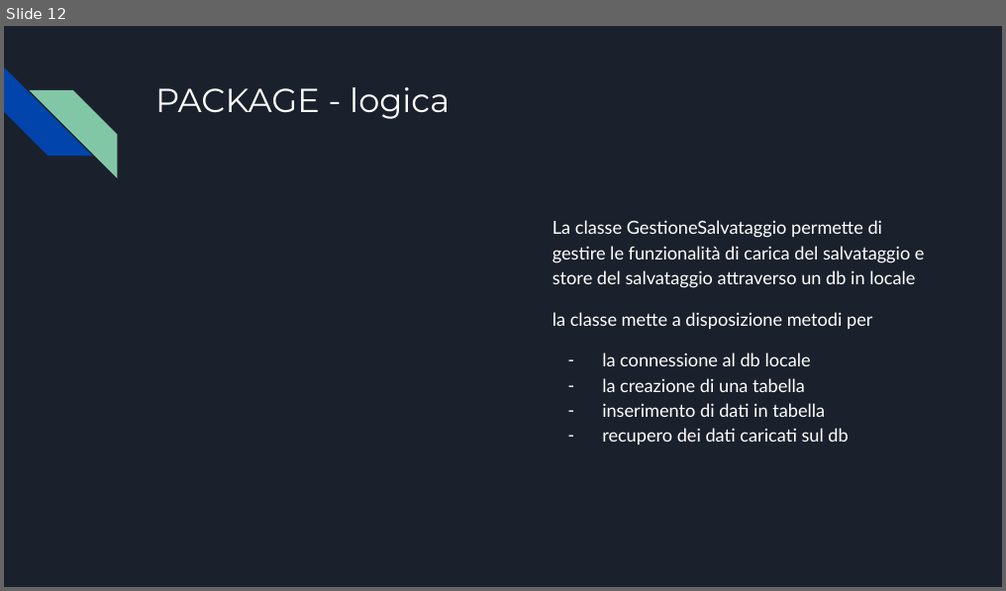
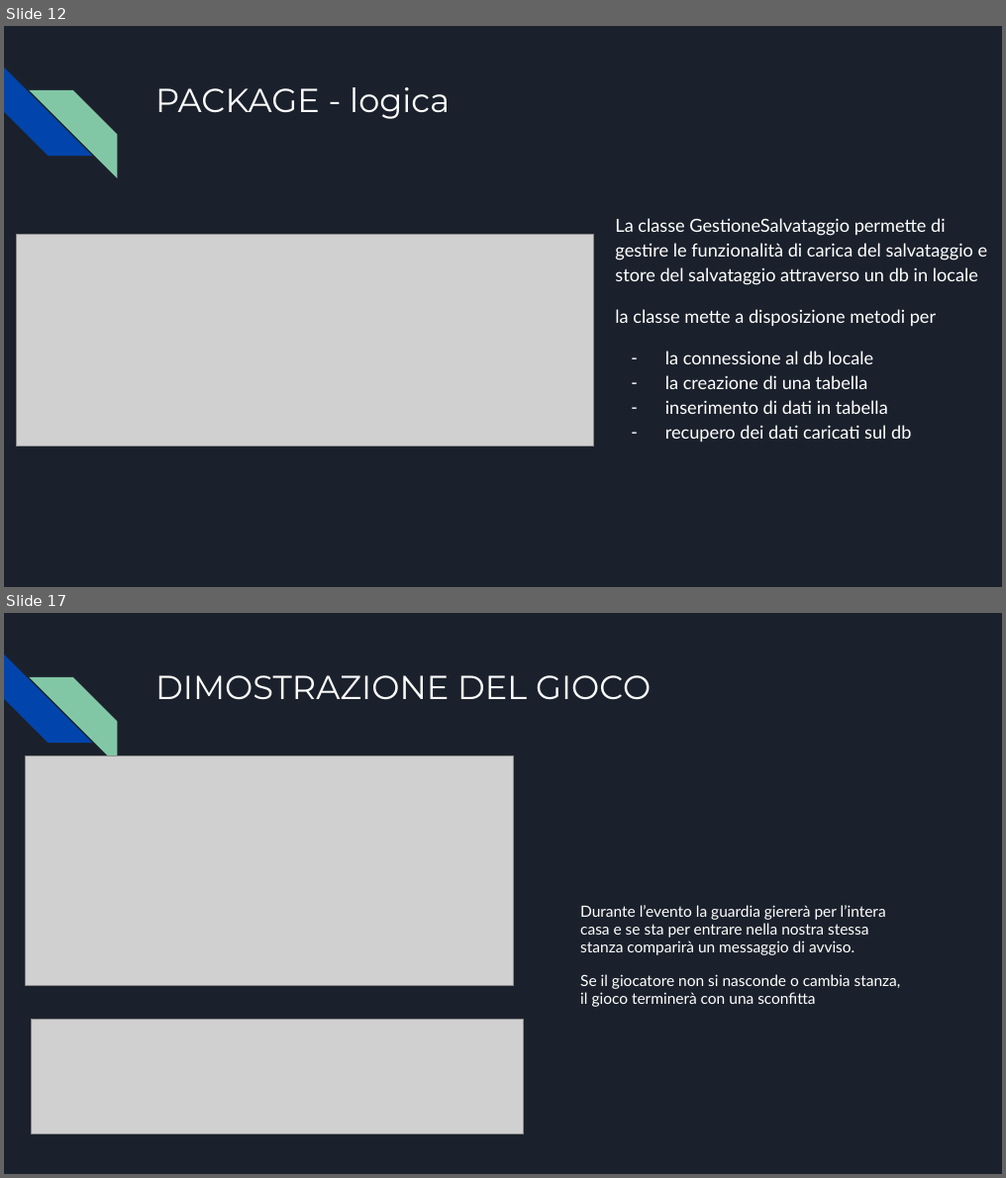
Before and after one commit to vitomarzocca/Esame-MAP, a slide deck: Presentazione senza titolo.pptx. Shown one above the other, each under a label of ours: slide 12 before the commit, slides 12 and 17 after it; the slides between them are not shown. The pictures are 1006x591 and 1006x1178 pixels, drawn with LibreOffice and Linux fonts; fonts in the diff are those of the drawing; grey boxes stand for pictures. Boxes give left, top, right and bottom in pixels: in the first picture for what was removed or moved away, otherwise in the second. Text is boxed around its words. In the diff, an @@ line names an element or a change of style, - is before the commit and + after.

```diff
--- a/Presentazione senza titolo.pptx
+++ b/Presentazione senza titolo.pptx
@@ slide 17 added at (4,613,1002,1174), background #1B212C; not listed: 2 template elements that a slide beside it also shows @@
@@ title added at (155,675,650,700), 24 pt, text #FFFFFF @@
+DIMOSTRAZIONE DEL GIOCO
@@ picture added at (25,756,513,985) @@
@@ text added at (580,905,901,1007), 11.1 pt, text #FFFFFF @@
+Durante l’evento la guardia giererà per l’intera casa e se sta per entrare nella nostra stessa stanza comparirà un messaggio di avviso.
+Se il giocatore non si nasconde o cambia stanza, il gioco terminerà con una sconfitta
@@ picture added at (31,1020,523,1135) @@
@@ slide 12 changed as well @@
@@ text "La classe GestioneSalvataggio permette di ...": place and size @@
-text "La classe GestioneSalvataggio permette di ..." at (552,220,925,445)
+text "La classe GestioneSalvataggio permette di ..." at (615,218,988,442)
@@ picture added at (16,235,594,446) @@
```
Also in this commit, not shown: 10 other slides changed, 8 other slides added, 4 other files.
